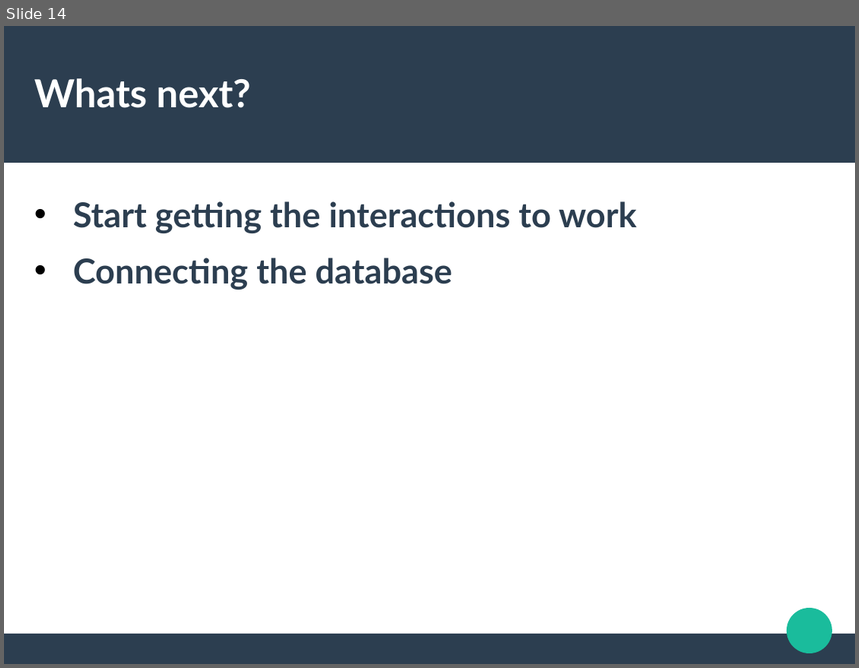
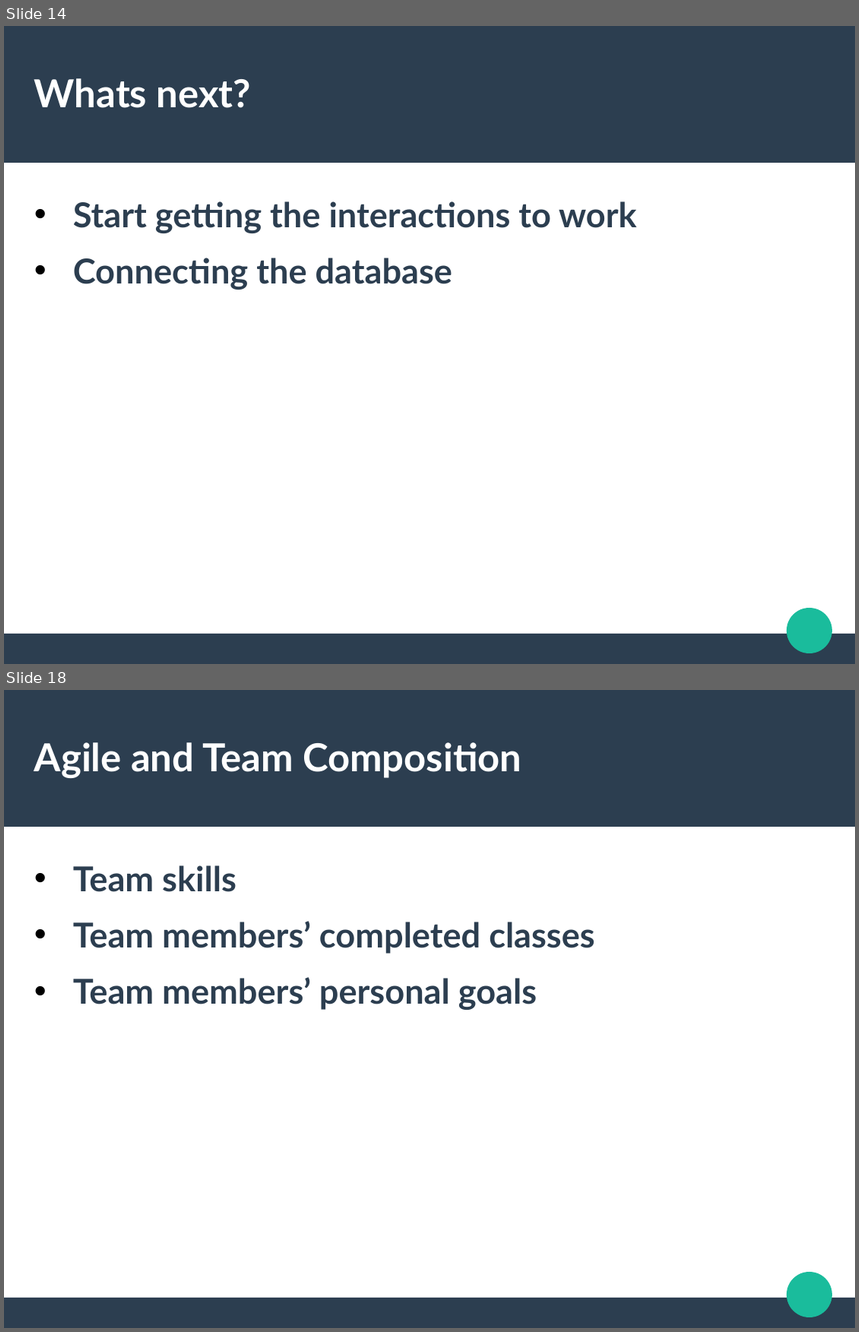
Before and after one commit to GGC-SD/SustainabilityWebsite, a slide deck: Fall2020HTMLDemo/UI.odp. Shown one above the other, each under a label of ours: slide 14 before the commit, slides 14 and 18 after it; the slides between them are not shown. The pictures are 859x668 and 859x1332 pixels, drawn with LibreOffice and Linux fonts; fonts in the diff are those of the drawing. Boxes give left, top, right and bottom in pixels: in the first picture for what was removed or moved away, otherwise in the second. Text is boxed around its words. In the diff, an @@ line names an element or a change of style, - is before the commit and + after.

Commit message:
Added Team Management section to powerpoint

```diff
--- a/Fall2020HTMLDemo/UI.odp
+++ b/Fall2020HTMLDemo/UI.odp
@@ slide 18 added at <box>4,690,855,1328</box>, background #FFFFFF; not listed: 3 template elements that a slide beside it also shows @@
@@ title added at <box>34,742,522,778</box>, 36 pt, text #FFFFFF, bold @@
+Agile and Team Composition
@@ text added at <box>73,866,595,1010</box>, 32 pt, text #2C3E50, bold @@
+• Team skills
+• Team members’ completed classes
+• Team members’ personal goals
```
Also in this commit, not shown: 10 other slides added.
